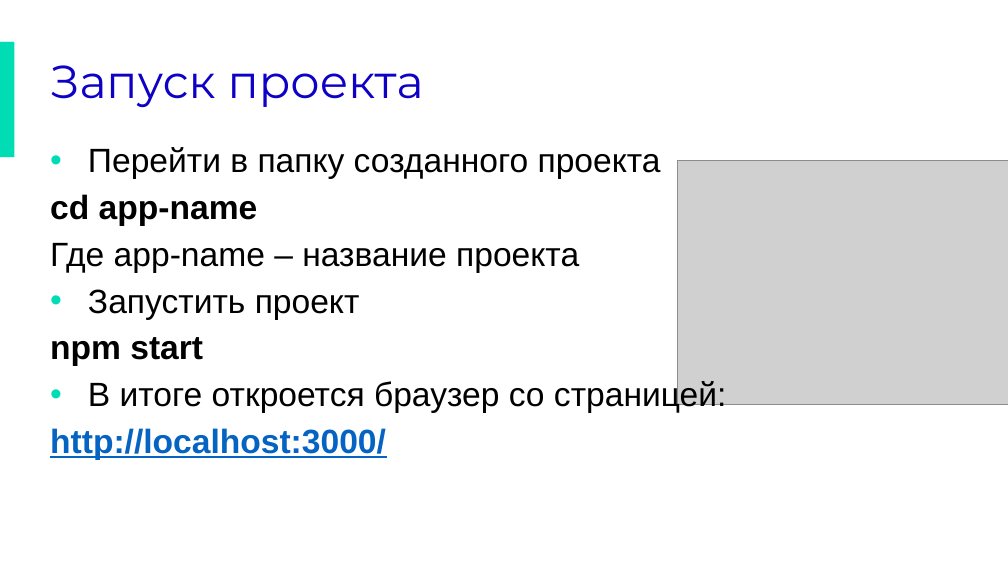
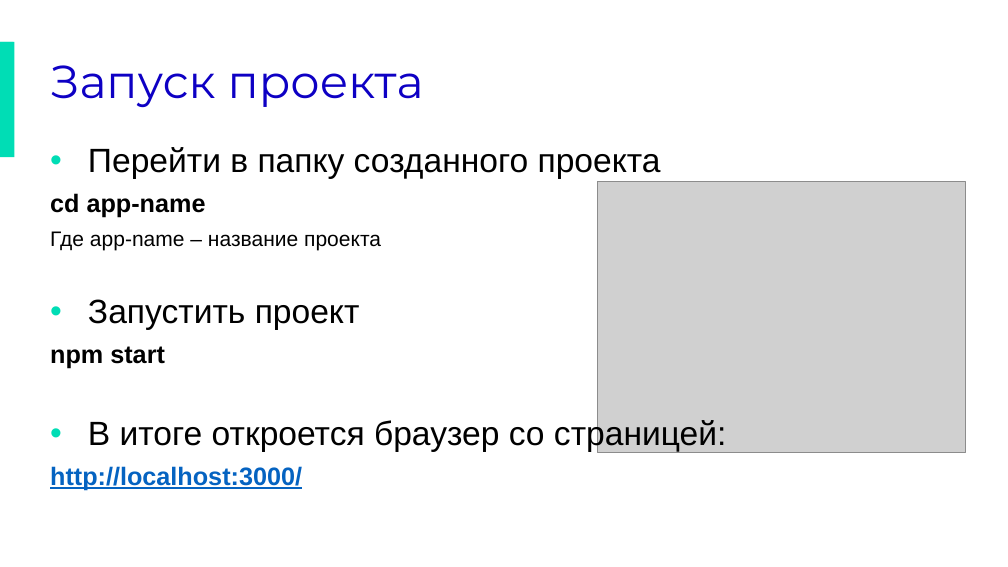
Before and after one commit to lavsexpert/synergy-react, a slide deck: slide 6 of React.pptx (slide 5 before the commit). Drawn at 1008x567 pixels with LibreOffice and Linux fonts; fonts in the diff are those of the drawing; grey boxes stand for pictures; background and template pictures are left out. Boxes give left, top, right and bottom in pixels: in the first picture for what was removed or moved away, otherwise in the second. Text is boxed around its words. In the diff, an @@ line names an element or a change of style, - is before the commit and + after.

```diff
--- a/React.pptx
+++ b/React.pptx
@@ text at (50, 193, 381, 490): size 32 to 24 pt in "cd app-name", "npm start", "http://localhost:3000/"; size 32 to 20 pt in "Где app-name – название проекта" @@
@@ picture: place and size @@
-picture at (678, 160, 1008, 404)
+picture at (597, 182, 966, 453)
```
Also in this commit, not shown: 5 other slides changed, 17 slides added, 2 slides removed, 1 other file.
